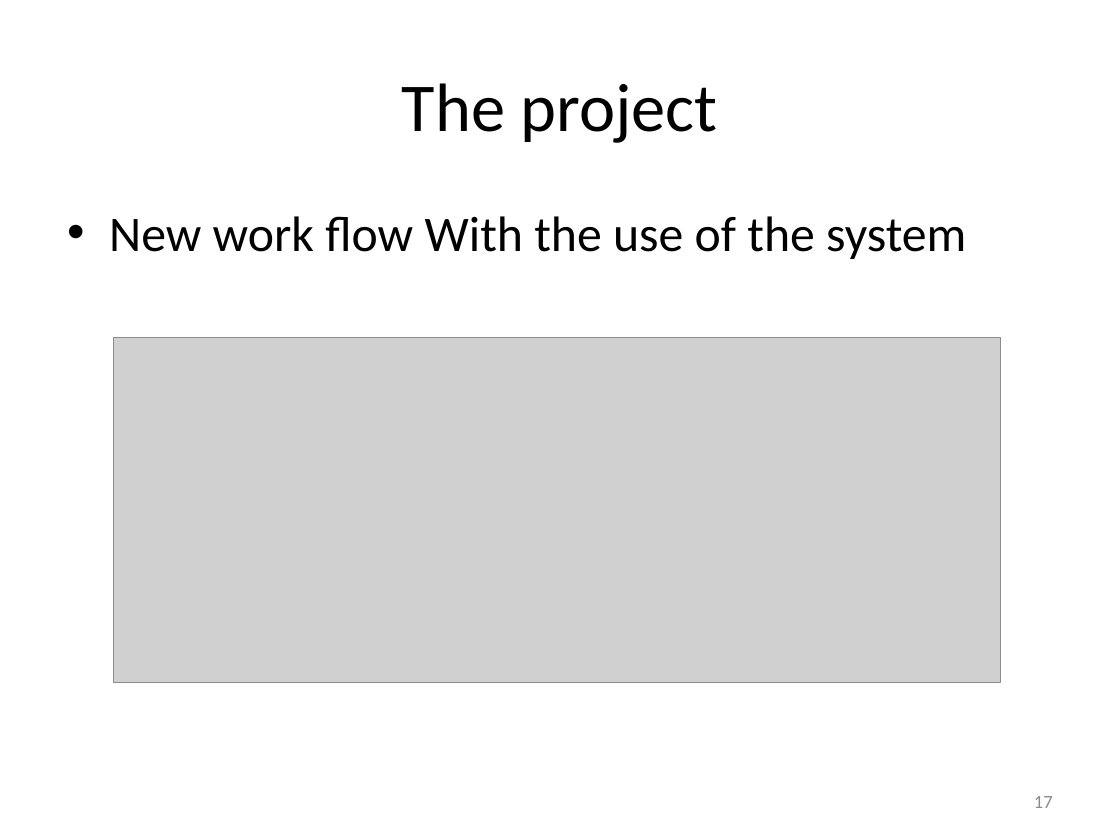
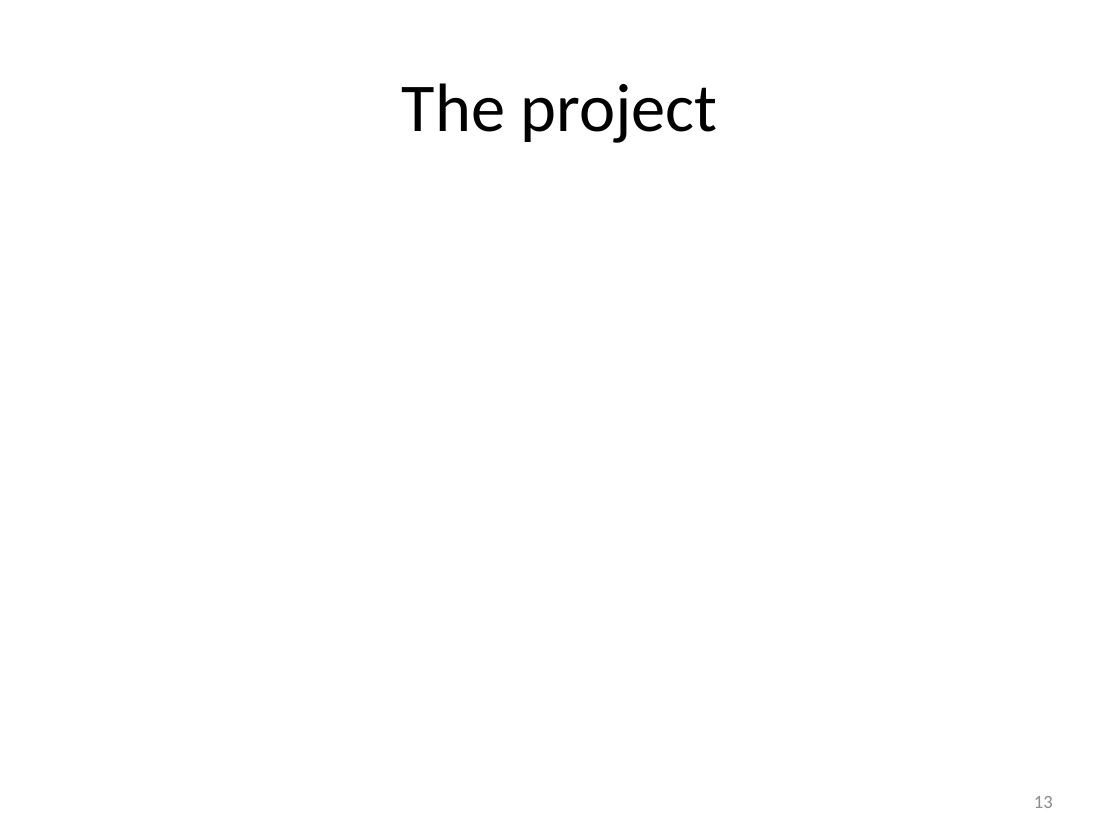
Before and after one commit to isurup/kalle-martin-group, a slide deck: slide 13 of SSE3/MartinPresentation/SSE3_4.pptx (slide 17 before the commit). Drawn at 1120x840 pixels with LibreOffice and Linux fonts; fonts in the diff are those of the drawing; grey boxes stand for pictures. Boxes give left, top, right and bottom in pixels: in the first picture for what was removed or moved away, otherwise in the second. Text is boxed around its words. In the diff, an @@ line names an element or a change of style, - is before the commit and + after.

```diff
--- a/SSE3/MartinPresentation/SSE3_4.pptx
+++ b/SSE3/MartinPresentation/SSE3_4.pptx
@@ text removed at (x1=109, y1=216, x2=966, y2=259) @@
-• New work flow With the use of the system
@@ picture removed at (x1=114, y1=337, x2=1001, y2=682) @@
@@ page number at (x1=1034, y1=796, x2=1053, y2=808): text changed @@
-17
+13
```
Also in this commit, not shown: 1 other slide changed, 4 slides removed, 3 other files.
